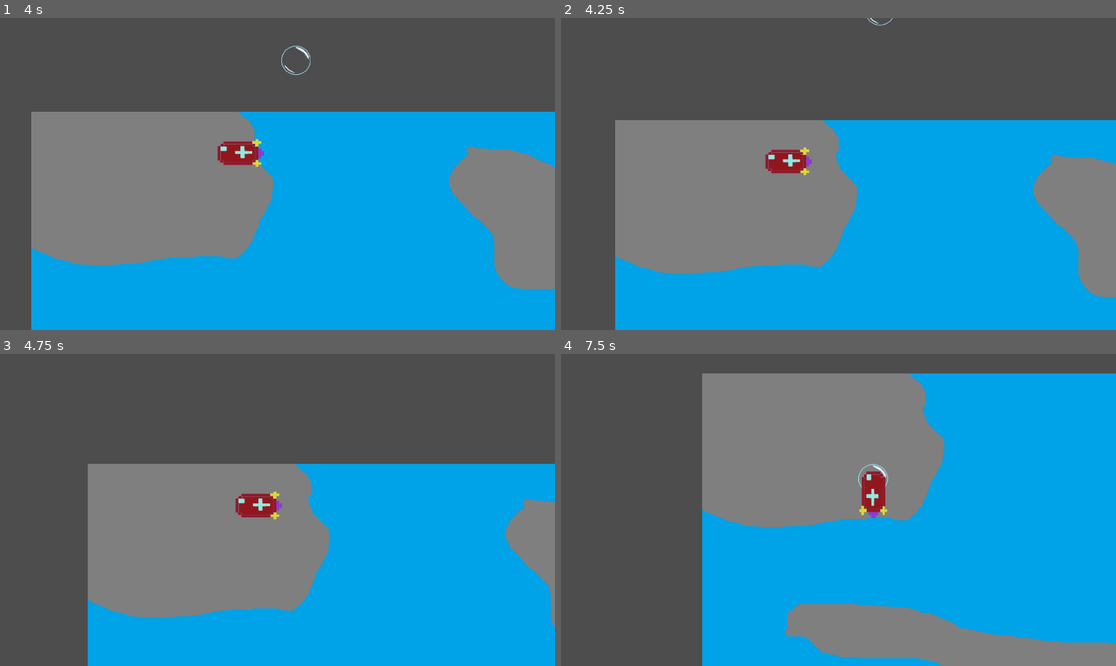
Above: before the commit, frames 1-4 (two rows, left to right).
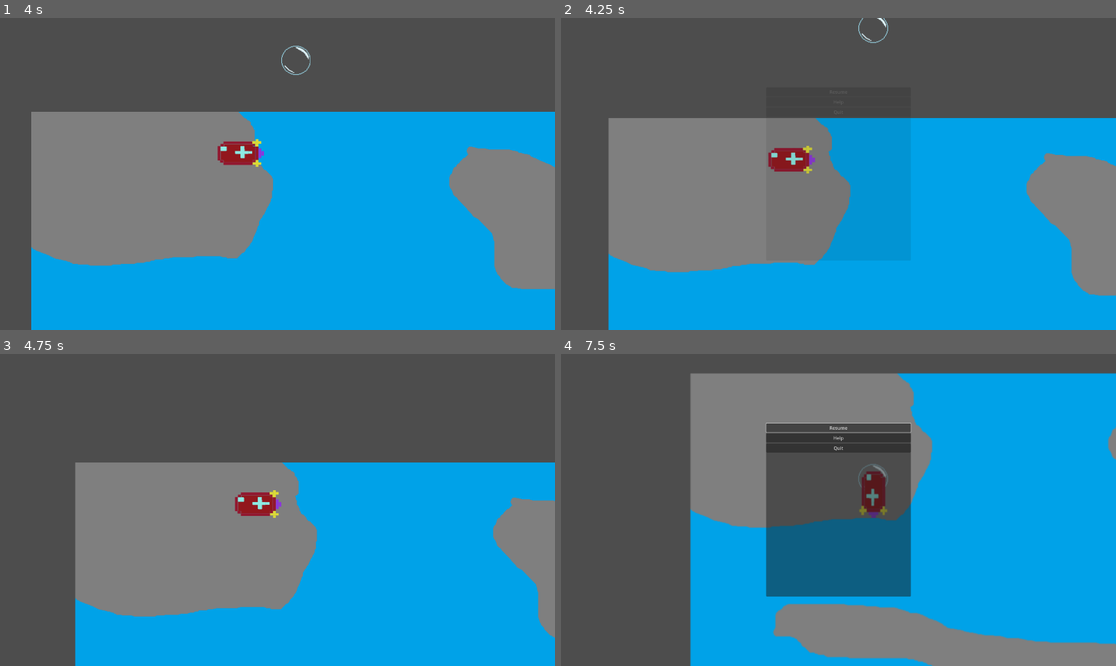
Above: after the commit, the same moments.

Repository: cachola25/cs447-subvival
Game: Godot game, scene res://test_level.tscn
The game is run twice, just before and just after one commit, with the same random seed, the same clock (stepped at 60 frames per second) and the same inputs. This scene is started directly instead of the project's main scene.
Inputs (mouse positions are in pixels of both pictures, inside the frame that each line leads up to):
- Up to frame 1 (4 s): tap Enter at 0.5 s; hold D (move_right) 0.53-1.28 s; tap Space (release_bubble) every 0.75 s from 0.6 to 3.6 s; hold S (move_down) 1.28-2.03 s; hold D (move_right) 2.03-2.78 s; hold W (move_up) 2.78-3.53 s; hold A (move_left) from 3.53 s (still down)
- Up to frame 2 (4.25 s): keep holding A (move_left); tap Escape (escape, bound only after the commit) at 4.15 s
- Up to frame 3 (4.75 s): release A (move_left) at 4.25 s; click (277, 428) at 4.25 s, where only the run after the commit has a clickable "Resume"
- Up to frame 4 (7.5 s): hold A (move_left) 5.03-5.78 s; tap Space (release_bubble) every 0.75 s from 5.1 to 7.35 s; hold S (move_down) 5.78-6.53 s; hold D (move_right) 6.53-7.28 s; hold W (move_up) from 7.28 s (still down)

Frame 1 is identical in both runs. In frame 2, 3.4% of the frame differs, in the area x 8-100%, y 0-100%; in frame 3, 4.5%; in frame 4, 19%, in the area x 23-100%, y 6-100%.

Commit message:
Pause_Menu
added pause menu to test level

Diff:
--- /dev/null
+++ b/pause_menu.gd
@@ -0,0 +1,36 @@
+extends Control
+
+func resume():
+	get_tree().paused = false
+	$AnimationPlayer.play_backwards("blur")
+
+func paused():
+	get_tree().paused  = true
+	$AnimationPlayer.play("blur")
+
+func testEsc():
+	if Input.is_action_just_pressed("escape") and get_tree().paused == false:
+		paused()
+	elif Input.is_action_just_pressed("escape") and get_tree().paused == true:
+		resume()
+
+# Called when the node enters the scene tree for the first time.
+func _ready() -> void:
+	$AnimationPlayer.play("RESET")
+
+
+# Called every frame. 'delta' is the elapsed time since the previous frame.
+func _process(delta: float) -> void:
+	testEsc()
+
+
+func _on_resume_pressed() -> void:
+	resume()
+
+
+func _on_help_pressed() -> void:
+	resume()
+
+
+func _on_quit_pressed() -> void:
+	get_tree().quit()
--- /dev/null
+++ b/pause_menu.gdshader
@@ -0,0 +1,20 @@
+shader_type canvas_item;
+uniform sampler2D SCREEN_TEXTURE: hint_screen_texture, filter_linear_mipmap;
+
+uniform float lod: hint_range(0.0, 5) =  0.0;
+
+
+void vertex() {
+	// Called for every vertex the material is visible on.
+}
+
+void fragment() {
+	// Called for every pixel the material is visible on.
+	vec4 color = texture(SCREEN_TEXTURE, SCREEN_UV, lod);
+	COLOR = color;
+}
+
+//void light() {
+	// Called for every pixel for every light affecting the CanvasItem.
+	// Uncomment to replace the default light processing function with this one.
+//}
--- /dev/null
+++ b/pause_menu.tscn
@@ -0,0 +1,128 @@
+[gd_scene load_steps=7 format=3 uid="uid://hj2rb74cv53f"]
+
+[ext_resource type="Script" path="res://pause_menu.gd" id="1_bo8bc"]
+[ext_resource type="Shader" path="res://pause_menu.gdshader" id="2_p8gbb"]
+
+[sub_resource type="ShaderMaterial" id="ShaderMaterial_kv0va"]
+shader = ExtResource("2_p8gbb")
+shader_parameter/lod = 0.0
+
+[sub_resource type="Animation" id="Animation_k6x6y"]
+resource_name = "blur"
+length = 0.3
+tracks/0/type = "value"
+tracks/0/imported = false
+tracks/0/enabled = true
+tracks/0/path = NodePath("ColorRect:material:shader_parameter/lod")
+tracks/0/interp = 1
+tracks/0/loop_wrap = true
+tracks/0/keys = {
+"times": PackedFloat32Array(0, 0.3),
+"transitions": PackedFloat32Array(1, 1),
+"update": 0,
+"values": [0.0, 0.738]
+}
+tracks/1/type = "value"
+tracks/1/imported = false
+tracks/1/enabled = true
+tracks/1/path = NodePath("PanelContainer:modulate")
+tracks/1/interp = 1
+tracks/1/loop_wrap = true
+tracks/1/keys = {
+"times": PackedFloat32Array(0, 0.3),
+"transitions": PackedFloat32Array(1, 1),
+"update": 0,
+"values": [Color(1, 1, 1, 0), Color(1, 1, 1, 1)]
+}
+
+[sub_resource type="Animation" id="Animation_a8s0w"]
+length = 0.001
+tracks/0/type = "value"
+tracks/0/imported = false
+tracks/0/enabled = true
+tracks/0/path = NodePath("ColorRect:material:shader_parameter/lod")
+tracks/0/interp = 1
+tracks/0/loop_wrap = true
+tracks/0/keys = {
+"times": PackedFloat32Array(0),
+"transitions": PackedFloat32Array(1),
+"update": 0,
+"values": [0.0]
+}
+tracks/1/type = "value"
+tracks/1/imported = false
+tracks/1/enabled = true
+tracks/1/path = NodePath("PanelContainer:modulate")
+tracks/1/interp = 1
+tracks/1/loop_wrap = true
+tracks/1/keys = {
+"times": PackedFloat32Array(0),
+"transitions": PackedFloat32Array(1),
+"update": 0,
+"values": [Color(1, 1, 1, 0)]
+}
+
+[sub_resource type="AnimationLibrary" id="AnimationLibrary_s8j61"]
+_data = {
+"RESET": SubResource("Animation_a8s0w"),
+"blur": SubResource("Animation_k6x6y")
+}
+
+[node name="Pause_Menu" type="Control"]
+process_mode = 3
+layout_mode = 3
+anchors_preset = 15
+anchor_right = 1.0
+anchor_bottom = 1.0
+grow_horizontal = 2
+grow_vertical = 2
+script = ExtResource("1_bo8bc")
+
+[node name="ColorRect" type="ColorRect" parent="."]
+material = SubResource("ShaderMaterial_kv0va")
+layout_mode = 1
+anchors_preset = 15
+anchor_right = 1.0
+anchor_bottom = 1.0
+grow_horizontal = 2
+grow_vertical = 2
+
+[node name="PanelContainer" type="PanelContainer" parent="."]
+modulate = Color(1, 1, 1, 0)
+layout_mode = 1
+anchors_preset = 8
+anchor_left = 0.5
+anchor_top = 0.5
+anchor_right = 0.5
+anchor_bottom = 0.5
+offset_left = -250.0
+offset_top = -300.0
+offset_right = 250.0
+offset_bottom = 300.0
+grow_horizontal = 2
+grow_vertical = 2
+
+[node name="VBoxContainer" type="VBoxContainer" parent="PanelContainer"]
+layout_mode = 2
+
+[node name="Resume" type="Button" parent="PanelContainer/VBoxContainer"]
+layout_mode = 2
+text = "Resume
+"
+
+[node name="Help" type="Button" parent="PanelContainer/VBoxContainer"]
+layout_mode = 2
+text = "Help"
+
+[node name="Quit" type="Button" parent="PanelContainer/VBoxContainer"]
+layout_mode = 2
+text = "Quit"
+
+[node name="AnimationPlayer" type="AnimationPlayer" parent="."]
+libraries = {
+"": SubResource("AnimationLibrary_s8j61")
+}
+
+[connection signal="pressed" from="PanelContainer/VBoxContainer/Resume" to="." method="_on_resume_pressed"]
+[connection signal="pressed" from="PanelContainer/VBoxContainer/Help" to="." method="_on_help_pressed"]
+[connection signal="pressed" from="PanelContainer/VBoxContainer/Quit" to="." method="_on_quit_pressed"]
--- a/project.godot
+++ b/project.godot
@@ -51,3 +51,8 @@
 "events": [Object(InputEventKey,"resource_local_to_scene":false,"resource_name":"","device":-1,"window_id":0,"alt_press …(191 unchanged characters)…
 ]
 }
+escape={
+"deadzone": 0.5,
+"events": [Object(InputEventKey,"resource_local_to_scene":false,"resource_name":"","device":-1,"window_id":0,"alt_pressed":false,"shift_pressed":false,"ctrl_pressed":false,"meta_pressed":false,"pressed":false,"keycode":0,"physical_keycode":4194305,"key_label":0,"unicode":0,"location":0,"echo":false,"script":null)
+]
+}
--- a/test_level.tscn
+++ b/test_level.tscn
@@ -1,7 +1,8 @@
-[gd_scene load_steps=4 format=3 uid="uid://dkqm454d5v6w"]
+[gd_scene load_steps=5 format=3 uid="uid://dkqm454d5v6w"]
 
 [ext_resource type="Texture2D" uid="uid://b7swwe6475taq" path="res://art/Levels/4.png" id="1_o57x3"]
 [ext_resource type="PackedScene" uid="uid://cnemvuq4712kt" path="res://submarine.tscn" id="2_1pgvb"]
+[ext_resource type="PackedScene" uid="uid://hj2rb74cv53f" path="res://pause_menu.tscn" id="3_ildu0"]
 
 [sub_resource type="RectangleShape2D" id="RectangleShape2D_ol8cx"]
 size = Vector2(3621, 83)
@@ -56,3 +57,7 @@
 [node name="CollisionShape2D" type="CollisionShape2D" parent="wall4"]
 position = Vector2(-371, -1650)
 shape = SubResource("RectangleShape2D_ol8cx")
+
+[node name="CanvasLayer" type="CanvasLayer" parent="."]
+
+[node name="Pause_Menu" parent="CanvasLayer" instance=ExtResource("3_ildu0")]
